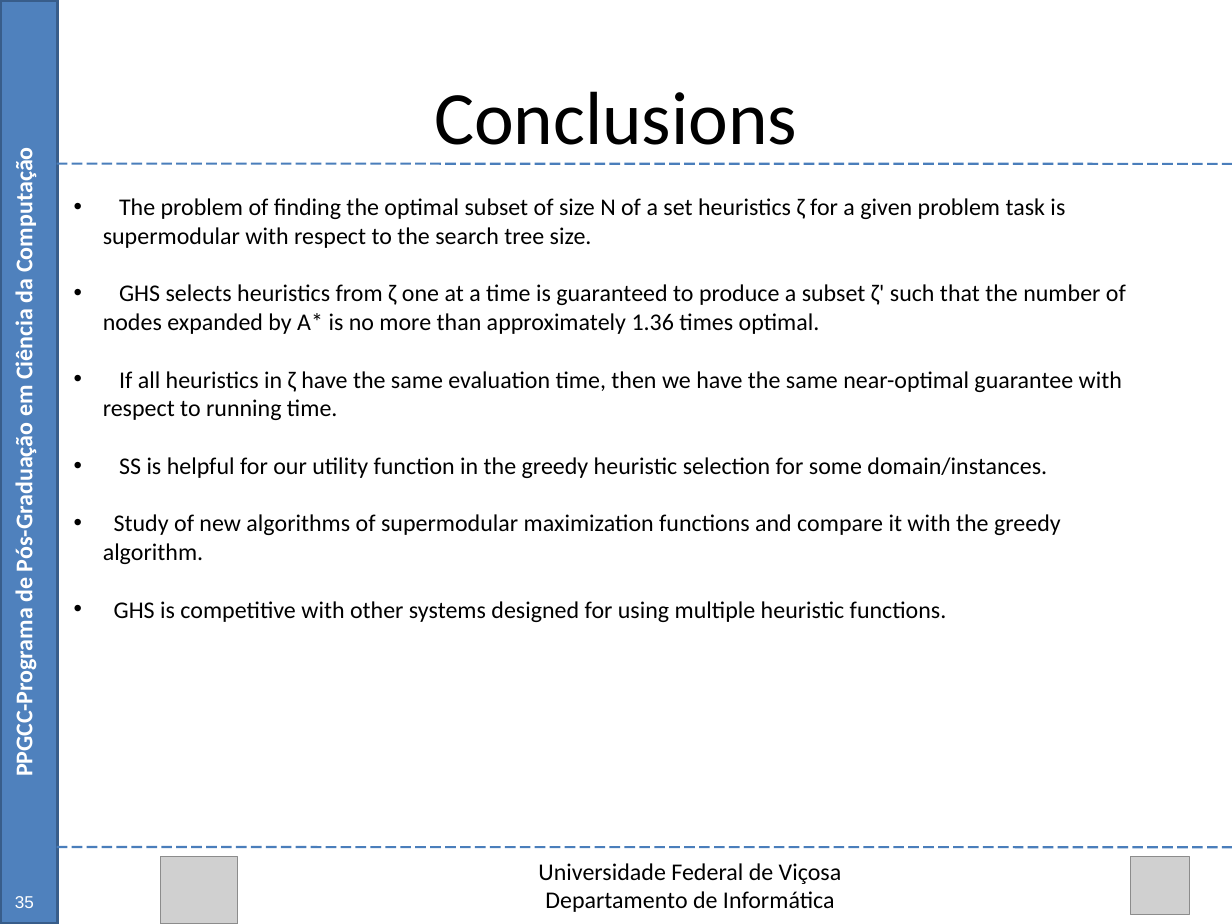
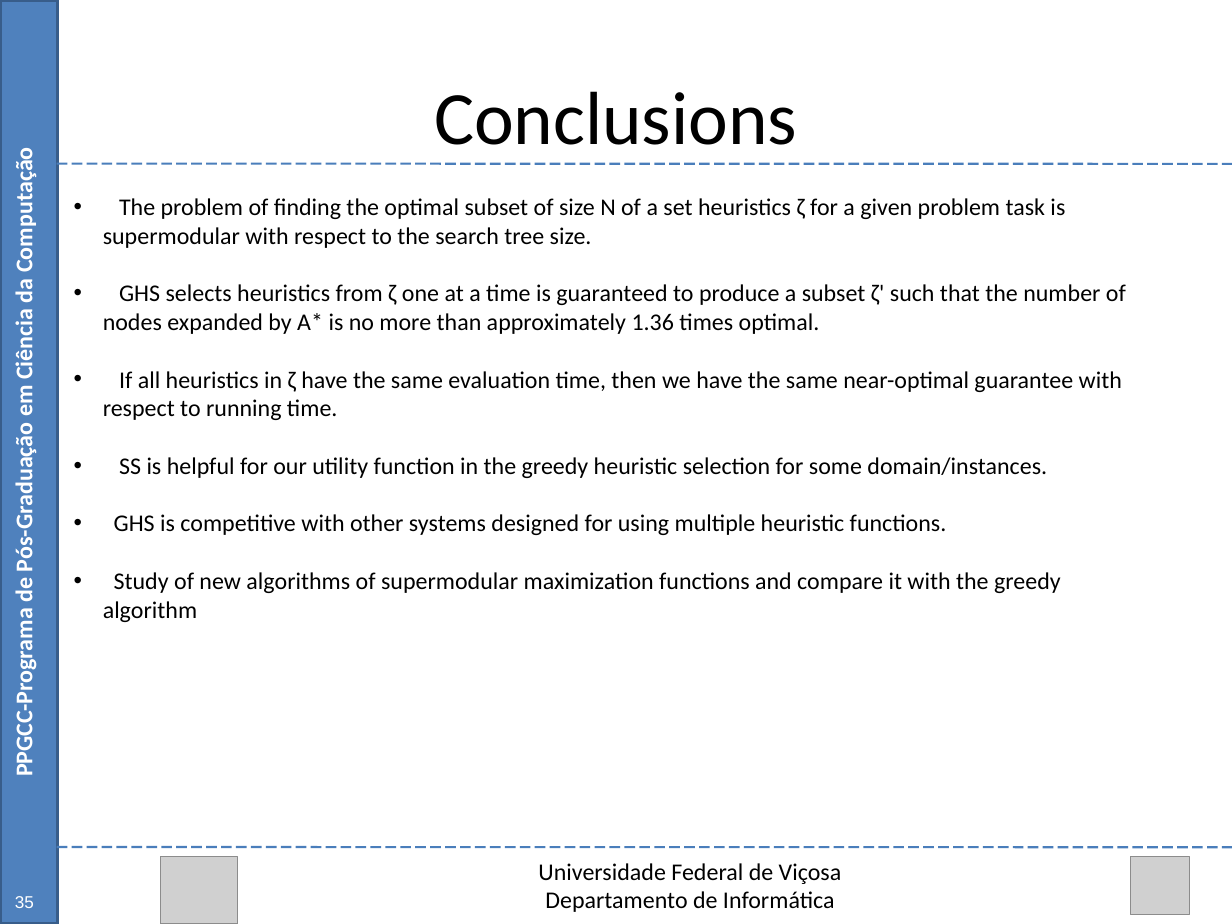
Before and after one commit to Marvinsky/research-marvin, a slide deck: slide 53 of latex/odp/selection heuristics.odp. Drawn at 1232x924 pixels with LibreOffice and Linux fonts; fonts in the diff are those of the drawing; grey boxes stand for pictures. Boxes give left, top, right and bottom in pixels: in the first picture for what was removed or moved away, otherwise in the second. Text is boxed around its words. In the diff, an @@ line names an element or a change of style, - is before the commit and + after.

```diff
--- a/latex/odp/selection heuristics.odp
+++ b/latex/odp/selection heuristics.odp
@@ text at <box>103,514,1061,564</box>: paragraph removed @@
-• Study of new algorithms of supermodular maximization functions and compare it with the greedy algorithm.
@@ text at <box>103,572,1061,622</box>: paragraph added @@
+• Study of new algorithms of supermodular maximization functions and compare it with the greedy algorithm
```
Also in this commit, not shown: 3 other slides changed.
